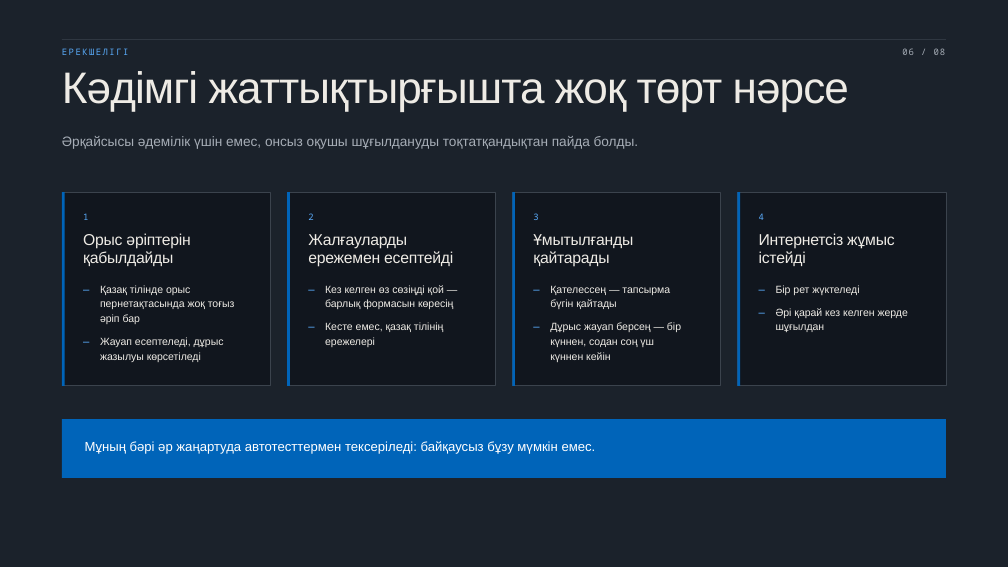
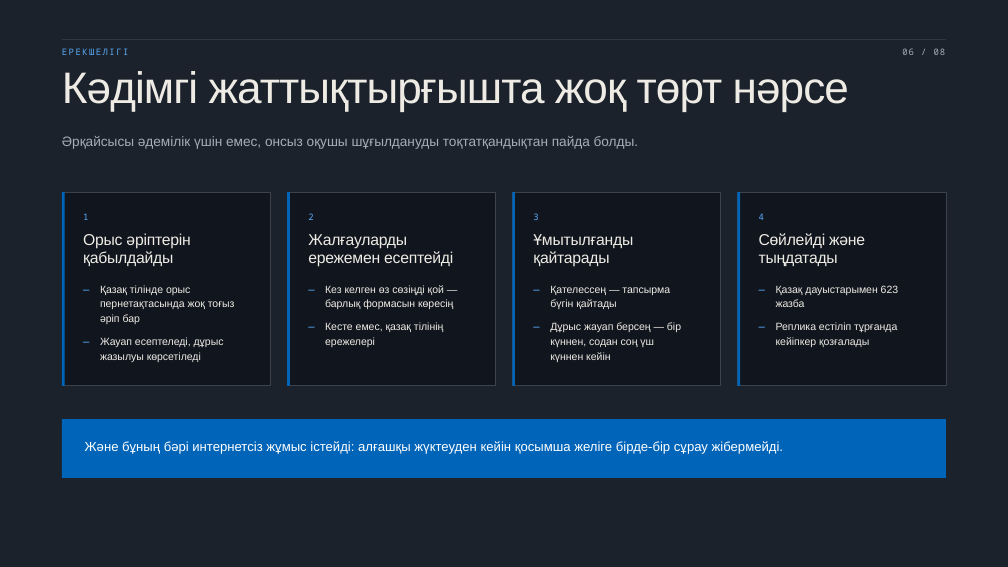
Before and after one commit to s-chaikovskiy/grammarquest-web, a slide deck: slide 6 of презентация/Тілашар-қорғау.pptx. Drawn at 1008x567 pixels with LibreOffice and Linux fonts; fonts in the diff are those of the drawing. Boxes give left, top, right and bottom in pixels: in the first picture for what was removed or moved away, otherwise in the second. Text is boxed around its words. In the diff, an @@ line names an element or a change of style, - is before the commit and + after.

```diff
--- a/презентация/Тілашар-қорғау.pptx
+++ b/презентация/Тілашар-қорғау.pptx
@@ text at <box>759,233,865,266</box>: text changed @@
-Интернетсіз жұмыс
-істейді
+Сөйлейді және
+тыңдатады
@@ text at <box>776,285,898,307</box>: text changed @@
-Бір рет жүктеледі
+Қазақ дауыстарымен 623
+жазба
@@ text "—": place and size @@
-text "—" at <box>758,303,775,324</box>
+text "—" at <box>758,318,775,340</box>
@@ text at <box>776,322,897,347</box>: text changed @@
-Әрі қарай кез келген жерде
-шұғылдан
+Реплика естіліп тұрғанда
+кейіпкер қозғалады
@@ text at <box>85,441,783,454</box>: text changed @@
-Мұның бәрі әр жаңартуда автотесттермен тексеріледі: байқаусыз бұзу мүмкін емес.
+Және бұның бәрі интернетсіз жұмыс істейді: алғашқы жүктеуден кейін қосымша желіге бірде-бір сұрау жібермейді.
```
Also in this commit, not shown: 3 other slides changed, 25 other files.
